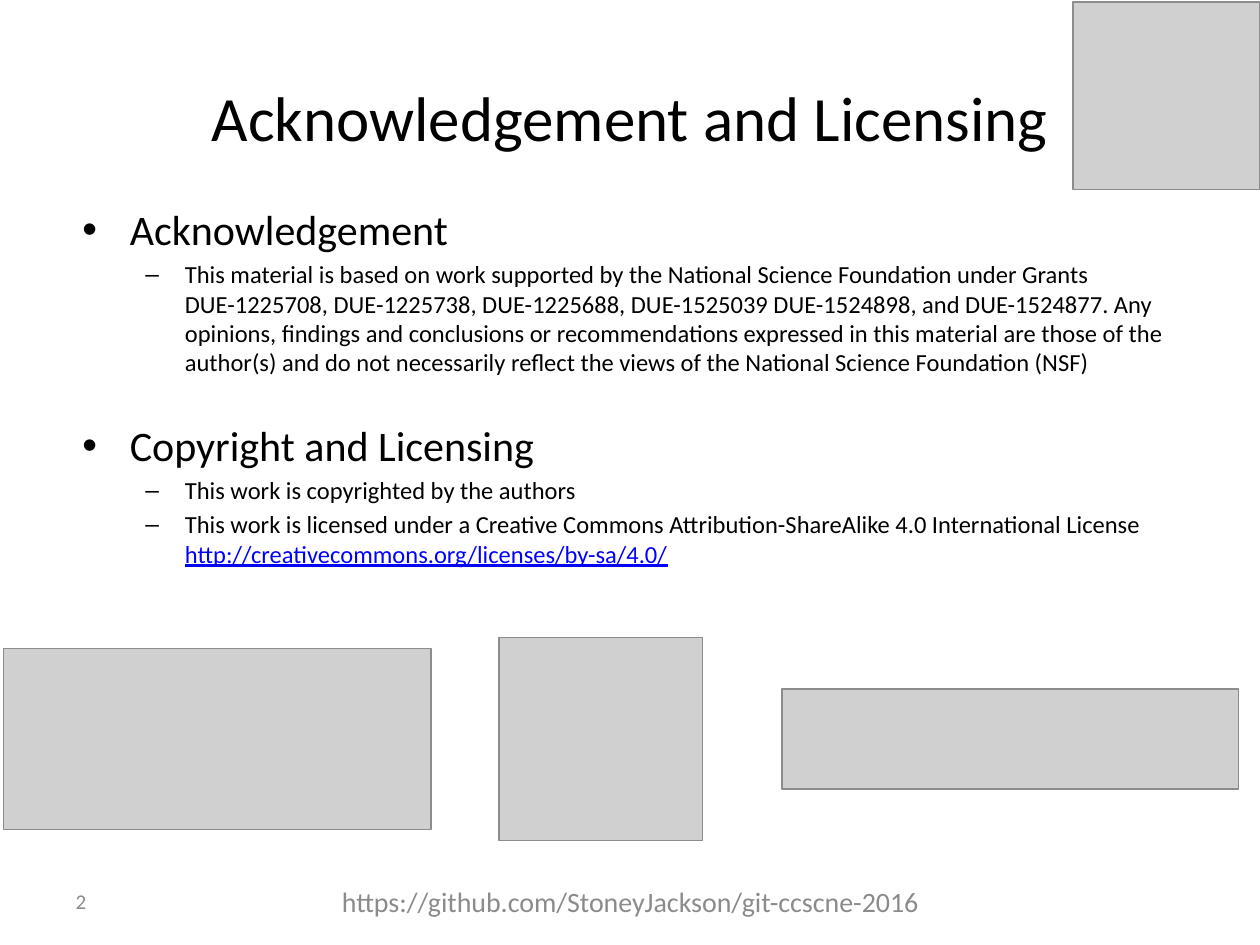
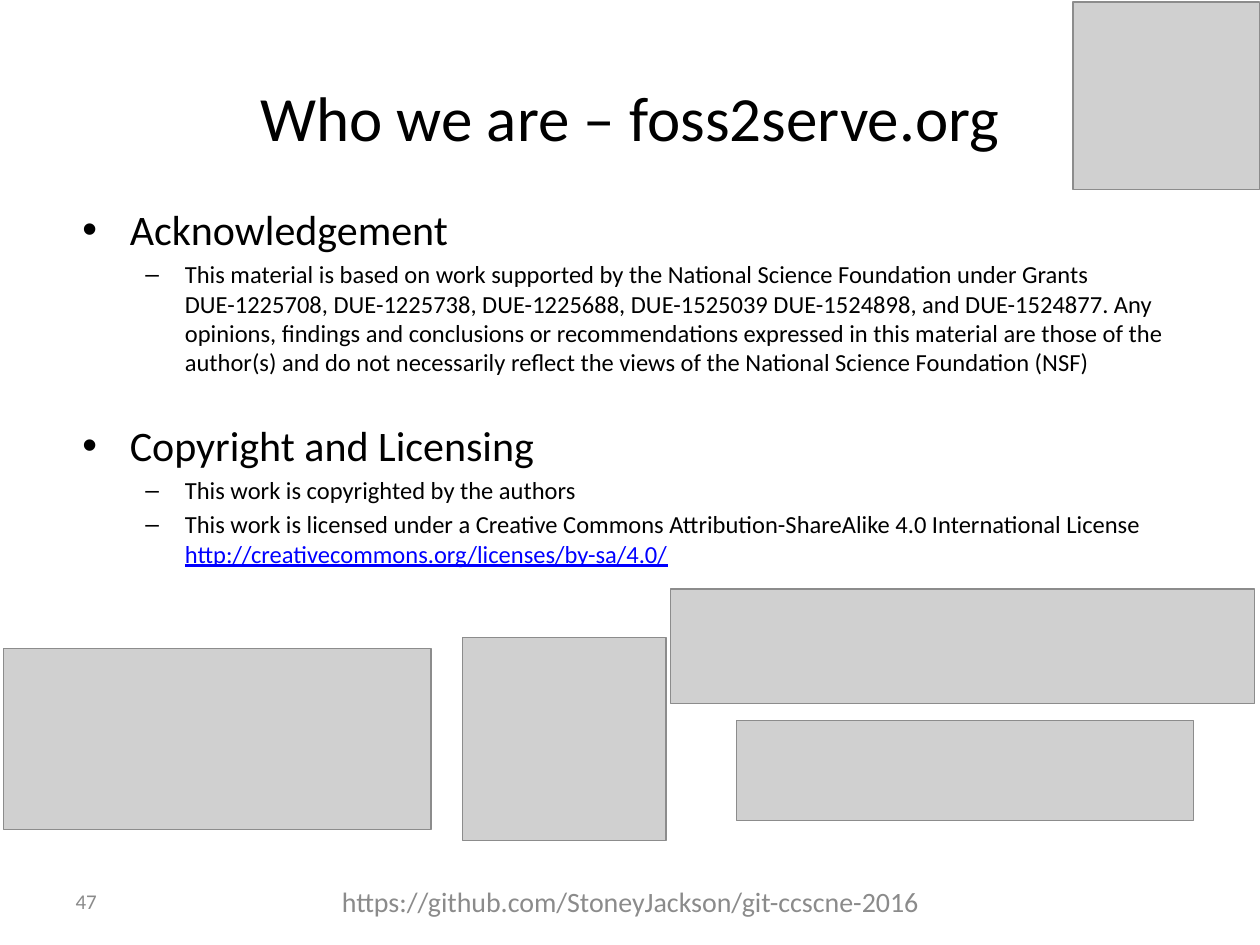
Before and after one commit to foss2serve/github-workflow-activity, a slide deck: slide 47 of workflow-presentation.pptx (slide 2 before the commit). Drawn at 1260x945 pixels with LibreOffice and Linux fonts; fonts in the diff are those of the drawing; grey boxes stand for pictures; background and template pictures are left out. Boxes give left, top, right and bottom in pixels: in the first picture for what was removed or moved away, otherwise in the second. Text is boxed around its words. In the diff, an @@ line names an element or a change of style, - is before the commit and + after.

Commit message:
Adjusted presentation
- Move credits to the end
- Add Muhlenberg logo to credits
- Add slide for forming team
- Add slide for handout explenation
- Change title to GitHub Workflow Activity

```diff
--- a/workflow-presentation.pptx
+++ b/workflow-presentation.pptx
@@ title at (260, 97, 999, 152): text changed @@
-Acknowledgement and Licensing
+Who we are – foss2serve.org
@@ picture added at (670, 590, 1255, 704) @@
@@ picture: place and size @@
-picture at (499, 638, 702, 840)
+picture at (462, 638, 665, 840)
@@ picture: place and size @@
-picture at (782, 689, 1240, 789)
+picture at (737, 721, 1194, 820)
@@ page number at (76, 895, 97, 909): text changed @@
-2
+47
```
Also in this commit, not shown: 1 other slide changed, 2 slides added.
